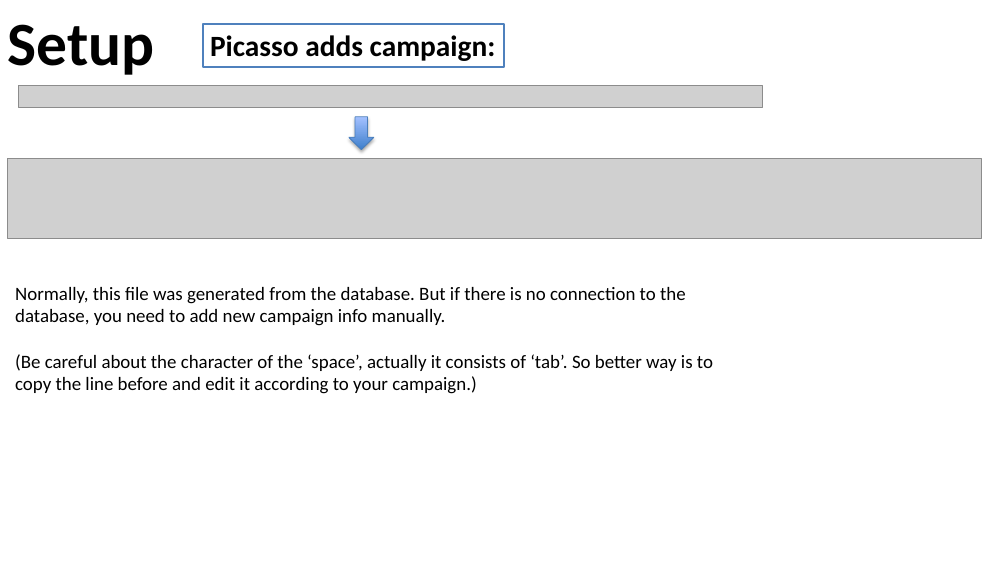
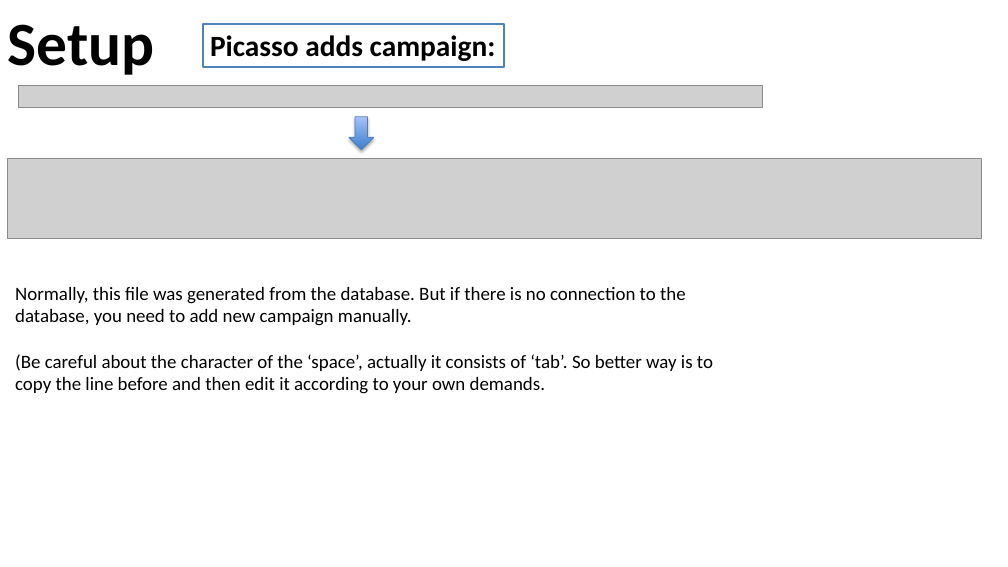
Before and after one commit to PollyNET/Pollynet_Processing_Chain, a slide deck: slide 10 of doc/Pollynet_Processing_Chain.pptx (slide 8 before the commit). Drawn at 1008x567 pixels with LibreOffice and Linux fonts; fonts in the diff are those of the drawing; grey boxes stand for pictures; background and template pictures are left out. Boxes give left, top, right and bottom in pixels: in the first picture for what was removed or moved away, otherwise in the second. Text is boxed around its words. In the diff, an @@ line names an element or a change of style, - is before the commit and + after.

```diff
--- a/doc/Pollynet_Processing_Chain.pptx
+++ b/doc/Pollynet_Processing_Chain.pptx
@@ text at (15, 287, 713, 394): text changed @@
-Normally, this file was generated from the database. But if there is no connection to the database, you need to add new campaign info manually.
-(Be careful about the character of the ‘space’, actually it consists of ‘tab’. So better way is to copy the line before and edit it according to your campaign.)
+Normally, this file was generated from the database. But if there is no connection to the database, you need to add new campaign manually.
+(Be careful about the character of the ‘space’, actually it consists of ‘tab’. So better way is to copy the line before and then edit it according to your own demands.
```
Also in this commit, not shown: 9 other slides changed, 4 slides added, 1 slide removed, 3 other files.
